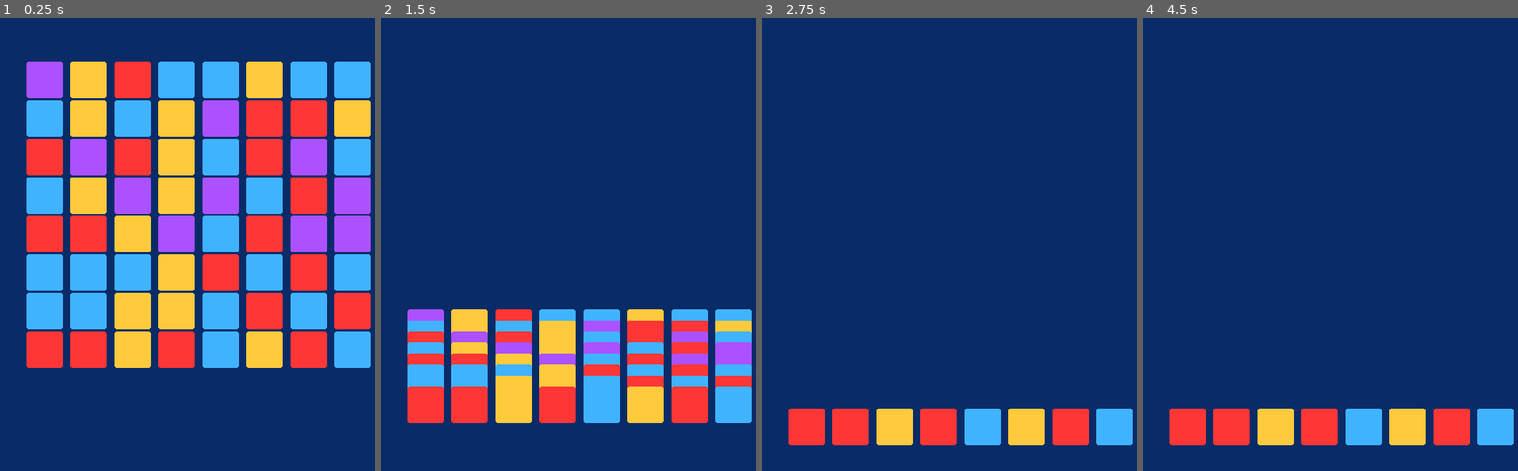
Above: before the commit, frames 1-4 (left to right).
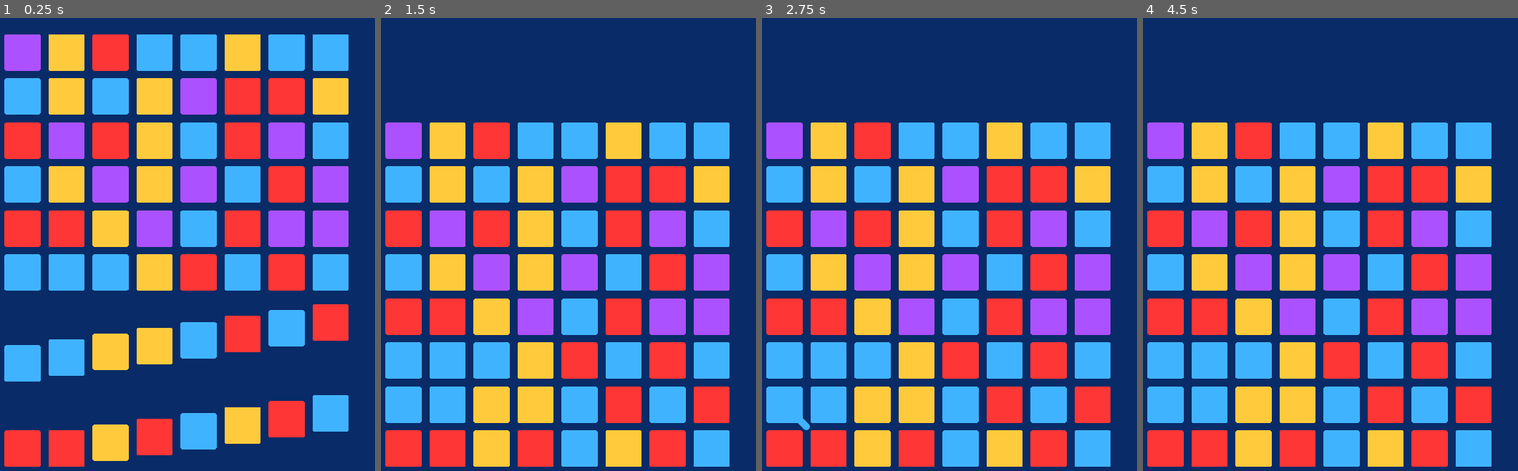
Above: after the commit, the same moments.

Repository: bend-n/two_dots
Game: Godot game, scene res://World.tscn
The game is run twice, just before and just after one commit, with the same random seed, the same clock (stepped at 60 frames per second) and the same inputs.
Inputs (mouse positions are in pixels of both pictures, inside the frame that each line leads up to):
- Up to frame 1 (0.25 s): no input
- Up to frame 2 (1.5 s): move the mouse to (426, 131) at 0.52 s; press the mouse at (426, 131) at 0.53 s; move the mouse to (426, 294) at 1.27 s; release the mouse at (426, 294) at 1.28 s; click (426, 294) at 1.35 s
- Up to frame 3 (2.75 s): move the mouse to (807, 425) at 2.02 s; press the mouse at (807, 425) at 2.03 s
- Up to frame 4 (4.5 s): tap Enter at 2.75, 4.25 s; release the mouse at (1188, 425) at 2.78 s; click (1188, 425) at 2.85 s; tap Space at 3.5 s; press the mouse at (1188, 425) at 3.53 s; release the mouse at (1188, 425) at 4.28 s; click (1188, 425) at 4.35 s

The runs differ from the first frame. In frame 1, 60% of the frame differs, in the area x 1-99%, y 3-100%; in frame 2, 53%; in frame 3, 51%; in frame 4, 51%.

Commit message:
collisions fixed
what was happening, in reality, was that the raycast didnt have enough time to find its spot, and because functions run simultaneously in godot, it fucked up

Diff:
--- a/InputHandler.tscn
+++ b/InputHandler.tscn
@@ -7,5 +7,6 @@
 
 [node name="Line2D" type="Line2D" parent="."]
 default_color = Color( 0, 0, 0, 0 )
+joint_mode = 2
 end_cap_mode = 2
 antialiased = true
--- a/World.gd
+++ b/World.gd
@@ -9,27 +9,33 @@
 var h = GlobalVars.height
 var w = GlobalVars.width
 
+
 func _ready():
-	spawn_dots(Leveldata.dots)
 	Events.connect("done_moving", self, "_on_dot_done_moving")
 	Events.connect("dots_done_moving", self, "_dots_done_moving")
+	Events.connect("turn_over", self, "_move_dots")
+	Events.connect("level_initialized", self, "_move_dots")
+	spawn_dots(Leveldata.dots)
 
-func spawn_dots(library : Array):
+
+func spawn_dots(library: Array):
 	var lib_size = library.size()
 	for wi in w:
 		for hi in h:
 			var current_row_item
-			if GlobalVars.turns_used != 0: # if its the first turn, the arrays will be empty, and i dont want to pad them with " "
+			var new_dot = choose_random_dot(lib_size, library)
+			if GlobalVars.turns_used != 0:  # if its the first turn, the arrays will be empty, and i dont want to pad them with " "
 				current_row_item = EntityTracker.rows[hi][wi]
 				if current_row_item != 0:
 					continue
-			var new_dot = choose_random_dot(lib_size, library)
-			EntityTracker.rows[hi].append(new_dot)
+			else:
+				EntityTracker.rows[hi].append(new_dot)
 			dots_holder.add_child(new_dot)
 			var offset = Vector2(GlobalVars.size.x * wi, GlobalVars.size.y * hi)
 			var new_pos = ($Corners/Position2D.global_position + offset).snapped(GlobalVars.size)
 			new_dot.global_position = new_pos
 	Events.emit_signal("level_initialized")
+
 
 func choose_random_dot(lib_size, library) -> Array:
 	randomize()
@@ -37,11 +43,21 @@
 	var new_dot = library[rand_number].instance()
 	return new_dot
 
+
 func _on_dot_done_moving():
 	counted_done += 1
 	if counted_done >= (w * h):
 		Events.emit_signal("dots_done_moving")
 		GlobalVars.state = GlobalVars.states.player_turn
+		print("dots done")
+
 
 func _dots_done_moving():
 	pass
+
+
+func _move_dots():
+	for row in EntityTracker._flip_rows():
+		for Dot in row:
+			Dot.move()
+			yield(get_tree(), "idle_frame")
--- a/World.tscn
+++ b/World.tscn
@@ -19,9 +19,9 @@
 [node name="Dots" type="Node2D" parent="."]
 
 [node name="area" type="Area2D" parent="."]
+position = Vector2( 350, 840 )
 collision_layer = 2
 collision_mask = 0
 
 [node name="CollisionShape2D" type="CollisionShape2D" parent="area"]
-position = Vector2( 350, 805 )
 shape = SubResource( 1 )
--- a/dots/dot.gd
+++ b/dots/dot.gd
@@ -1,32 +1,29 @@
-extends Area2D
+extends Node2D
 class_name dot
 
-onready var dotcollider : CollisionShape2D = $dotcollider
-onready var ray : RayCast2D = $dotray
+onready var dotcollider : CollisionShape2D = $dot_collisions/dotcollider
+onready var dotcollisions : Area2D = $dot_collisions
+onready var ray : RayCast2D = $dot_collisions/dotray
+onready var dotsprite : Sprite = $dotsprite
 
 var tween = Tween.new()
 
 export(GlobalVars.type) var dot_type
 
 func _ready():
-	Events.connect("level_initialized", self, "move")
-	Events.connect("turn_over", self, "move")
 	add_child(tween)
 
 func move():
-	var go_to = get_collision_point()
-	print(go_to)
-	tween.interpolate_property(self, "global_position",
-			global_position, go_to, 2,
+	ray.force_raycast_update()
+	var go_to = Vector2(global_position.x, ray.get_collision_point().y - 35)
+	dotcollisions.global_position = go_to
+
+	tween.interpolate_property(dotsprite, "global_position",
+			dotsprite.global_position, go_to, .25,
 			Tween.TRANS_LINEAR, Tween.EASE_IN_OUT)
 	tween.start()
+	yield(tween, "tween_all_completed")
 	Events.emit_signal("done_moving")
-
-func get_collision_point() -> Vector2:
-	ray.enabled = true
-	ray.force_raycast_update()
-	ray.enabled = false
-	return ray.get_collision_point()
 
 func turn_off_collision():
 	dotcollider.disabled = true
--- a/dots/dot_template.tscn
+++ b/dots/dot_template.tscn
@@ -6,27 +6,24 @@
 [sub_resource type="RectangleShape2D" id=1]
 extents = Vector2( 35, 35 )
 
-[node name="dot_template" type="Area2D"]
-collision_layer = 2
-collision_mask = 0
+[node name="dot_template" type="Node2D"]
 script = ExtResource( 1 )
 
-[node name="dotsprite" type="Sprite" parent="."]
-position = Vector2( 5, -65 )
-texture = ExtResource( 2 )
-centered = false
+[node name="dot_collisions" type="Area2D" parent="."]
+collision_layer = 2
+collision_mask = 2
 
-[node name="dotcollider" type="CollisionShape2D" parent="."]
-visible = false
-position = Vector2( 35, -35 )
+[node name="dotcollider" type="CollisionShape2D" parent="dot_collisions"]
 shape = SubResource( 1 )
 
-[node name="dotray" type="RayCast2D" parent="."]
-position = Vector2( 0, -70 )
+[node name="dotray" type="RayCast2D" parent="dot_collisions"]
 enabled = true
 cast_to = Vector2( 0, 1000 )
 collision_mask = 2
 collide_with_areas = true
 collide_with_bodies = false
 
-[connection signal="input_event" from="." to="." method="_on_dot_input"]
+[node name="dotsprite" type="Sprite" parent="."]
+texture = ExtResource( 2 )
+
+[connection signal="input_event" from="dot_collisions" to="." method="_on_dot_input"]
--- a/dots/plain_dot.gd
+++ b/dots/plain_dot.gd
@@ -1,6 +1,10 @@
 extends dot
+
+var color : Color
 
 func _ready():
 	randomize()
 	var i = randi() % Leveldata.dot_colors.size()
-	$dotsprite.set_self_modulate(Leveldata.dot_colors[i])
+	var n_color = Leveldata.dot_colors[i]
+	$dotsprite.set_self_modulate(n_color)
+	color = n_color
--- a/entity_tracker.gd
+++ b/entity_tracker.gd
@@ -2,6 +2,13 @@
 
 var rows = []
 
+
 func _ready():
-	for w in GlobalVars.width:
+	for h in GlobalVars.height:
 		rows.append([])
+
+
+func _flip_rows() -> Array:
+	var new_rows = rows
+	new_rows.invert()
+	return new_rows
--- a/global_vars.gd
+++ b/global_vars.gd
@@ -1,8 +1,8 @@
 extends Node
 
 const size = Vector2(70, 70)
-enum type {normal, unnormal}
-enum states {player_turn, level_turn}
+enum type { normal, unnormal }
+enum states { player_turn, level_turn }
 
 var turns_used = 0
 var state = states.level_turn
--- a/input_handler.gd
+++ b/input_handler.gd
@@ -6,40 +6,45 @@
 
 onready var line = $Line2D
 
-func _pressed(event : InputEvent, node : dot):
+
+func _pressed(event: InputEvent, node: dot):
 	if not GlobalVars.state == GlobalVars.states.player_turn:
 		return
-	print("aloh")
-	if line.get_point_count() > 0:
-		if node.color == line.default_color:
-			if not node in nodes_with_points:
-#					line.remove_point(line.get_point_count() - 1) # remove the last points
-				set_physics_process(false)
-				yield(get_tree(), "idle_frame")
-				line.add_point(node.position + GlobalVars.size / 2)
-				nodes_with_points.append(node)
-				set_physics_process(true)
-	elif event.is_action("click") and event.is_pressed():
+	var node_center = node.dotcollisions.global_position
+	if (
+		line.get_point_count() > 0
+		and node.color == line.default_color
+		and not node in nodes_with_points
+	):
+		print("points", line.get_point_count())
+		line.add_point(node_center)
+		nodes_with_points.append(node)
+	elif event.is_action("click") and event.is_pressed() and pressed == false:  # on first click
 		pressed = true
 		line.clear_points()
 		nodes_with_points.clear()
 		nodes_with_points.append(node)
-		line.add_point(node.position + GlobalVars.size / 2) # add a point in the center of the dot
+		line.add_point(node_center)
 		line.add_point(line.get_global_mouse_position())
 		line.default_color = node.color
+
 
 func _physics_process(_delta):
 	if line.get_point_count() > 0:
 		if Input.is_action_pressed("click") and pressed == true:
-			line.remove_point(line.get_point_count() - 1)
-			line.add_point(line.get_global_mouse_position())
-		elif line.get_point_count() > 2:
-			line.clear_points()
+			move_last_point_to_mouse()
 		else:
 			line.clear_points()
 			nodes_with_points.clear()
 			pressed = false
 
+
 func set_pressed(new_pressed):
 	pressed = new_pressed
 	set_physics_process(pressed)
+
+
+func move_last_point_to_mouse():
+	# get_point count counts from one, remove point counts from 0
+	line.remove_point(line.get_point_count() - 1)
+	line.add_point(line.get_global_mouse_position())
--- a/leveldata.gd
+++ b/leveldata.gd
@@ -3,8 +3,10 @@
 export(PoolColorArray) var dot_colors
 export(Color) var background_color
 
+
 func _ready():
 	randomize()
 	VisualServer.set_default_clear_color(background_color)
 
+
 export(Array, PackedScene) var dots
--- a/project.godot
+++ b/project.godot
@@ -9,7 +9,7 @@
 config_version=4
 
 _global_script_classes=[ {
-"base": "Area2D",
+"base": "Node2D",
 "class": "dot",
 "language": "GDScript",
 "path": "res://dots/dot.gd"
--- a/utils.gd
+++ b/utils.gd
@@ -1,4 +1,5 @@
 extends Node
+
 
 func instance_scene_on_main(scene, position):
 	var main = get_tree().current_scene
